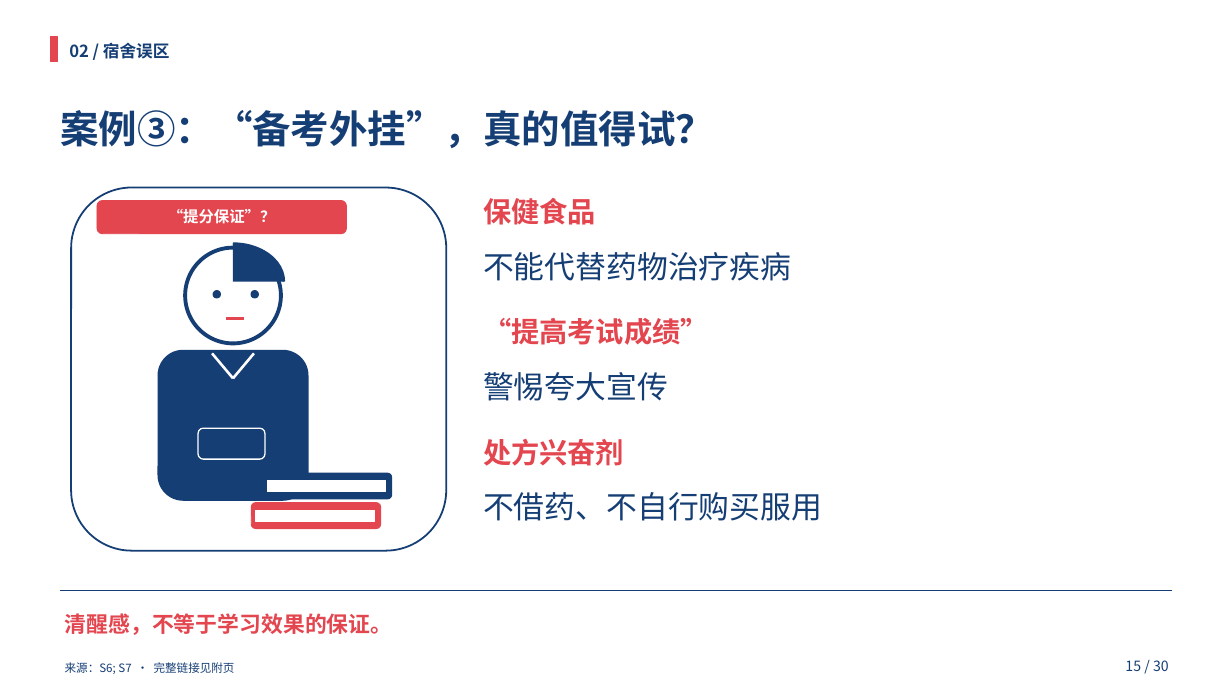
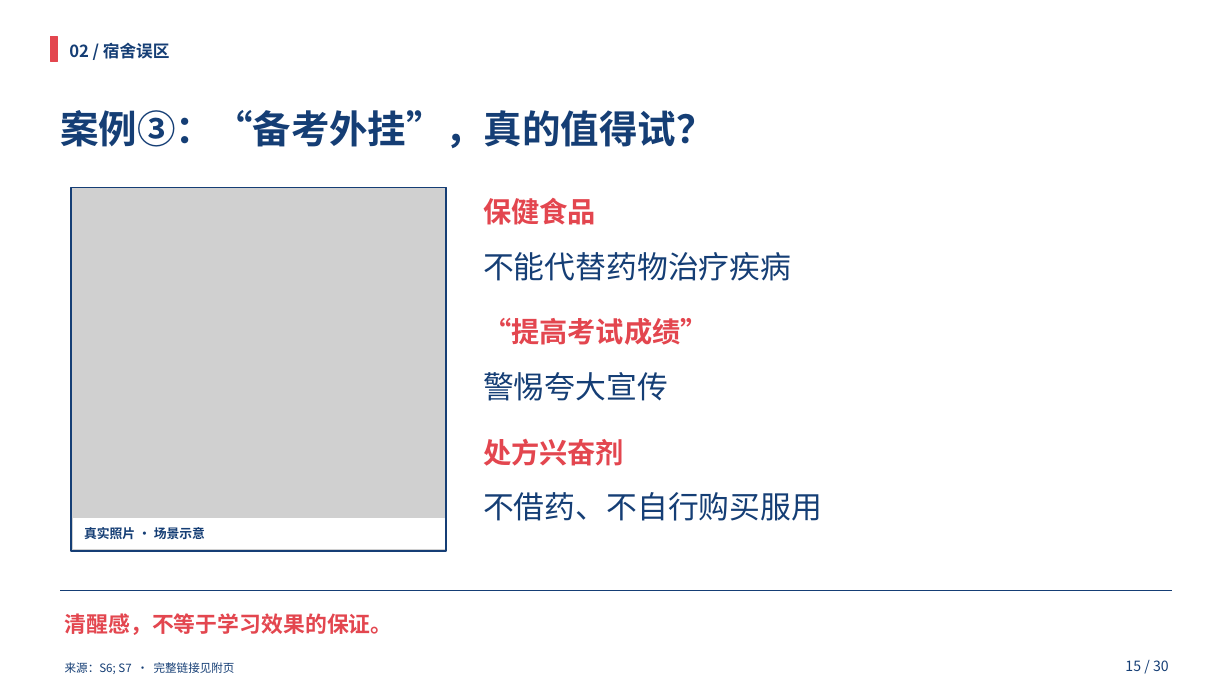
Before and after one commit to HOU-snowyfly/PPTbuilder, a slide deck: slide 15 of 交付文件/合理用药_双人35分钟.pptx. Drawn at 1232x693 pixels with LibreOffice and Linux fonts; fonts in the diff are those of the drawing; grey boxes stand for pictures. Boxes give left, top, right and bottom in pixels: in the first picture for what was removed or moved away, otherwise in the second. Text is boxed around its words. In the diff, an @@ line names an element or a change of style, - is before the commit and + after.

Commit message:
Add licensed real photos to 18 presentation slides and refresh all materials

```diff
--- a/交付文件/合理用药_双人35分钟.pptx
+++ b/交付文件/合理用药_双人35分钟.pptx
@@ rounded rectangle removed at bbox=[71, 188, 446, 551] @@
@@ picture added at bbox=[71, 188, 446, 551] @@
@@ rectangle added at bbox=[71, 188, 446, 551], outline #153E75 1.5 pt @@
@@ rounded rectangle removed at bbox=[97, 201, 347, 234] @@
@@ text removed at bbox=[168, 209, 276, 224] @@
-“提分保证”？
@@ arc (boxed as its full ellipse) removed at bbox=[182, 244, 284, 320] @@
@@ ellipse removed at bbox=[185, 248, 281, 344] @@
@@ ellipse removed at bbox=[213, 290, 221, 298] @@
@@ ellipse removed at bbox=[251, 290, 259, 298] @@
@@ line removed from (226, 319) to (244, 319) @@
@@ rounded rectangle removed at bbox=[158, 350, 308, 500] @@
@@ line removed from (213, 353) to (233, 378) @@
@@ line removed from (254, 353) to (233, 378) @@
@@ rounded rectangle removed at bbox=[198, 428, 264, 458] @@
@@ rounded rectangle removed at bbox=[262, 473, 392, 499] @@
@@ rounded rectangle removed at bbox=[251, 503, 381, 529] @@
@@ rectangle removed at bbox=[267, 481, 385, 492] @@
@@ rectangle: place and size @@
-rectangle at bbox=[256, 510, 374, 521]
+rectangle at bbox=[73, 518, 445, 549]
@@ text added at bbox=[84, 527, 205, 539], 10 pt, text #153E75, bold @@
+真实照片 · 场景示意
```
Also in this commit, not shown: 20 other slides changed, 2 slides added, 23 other files.
